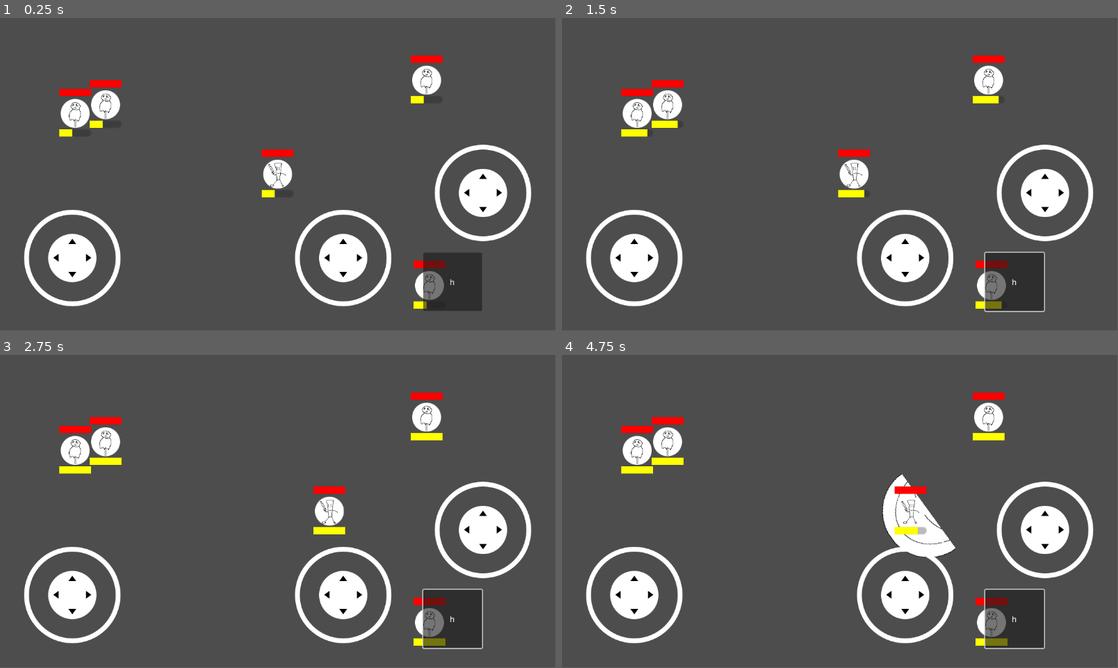
Above: before the commit, frames 1-4 (two rows, left to right).
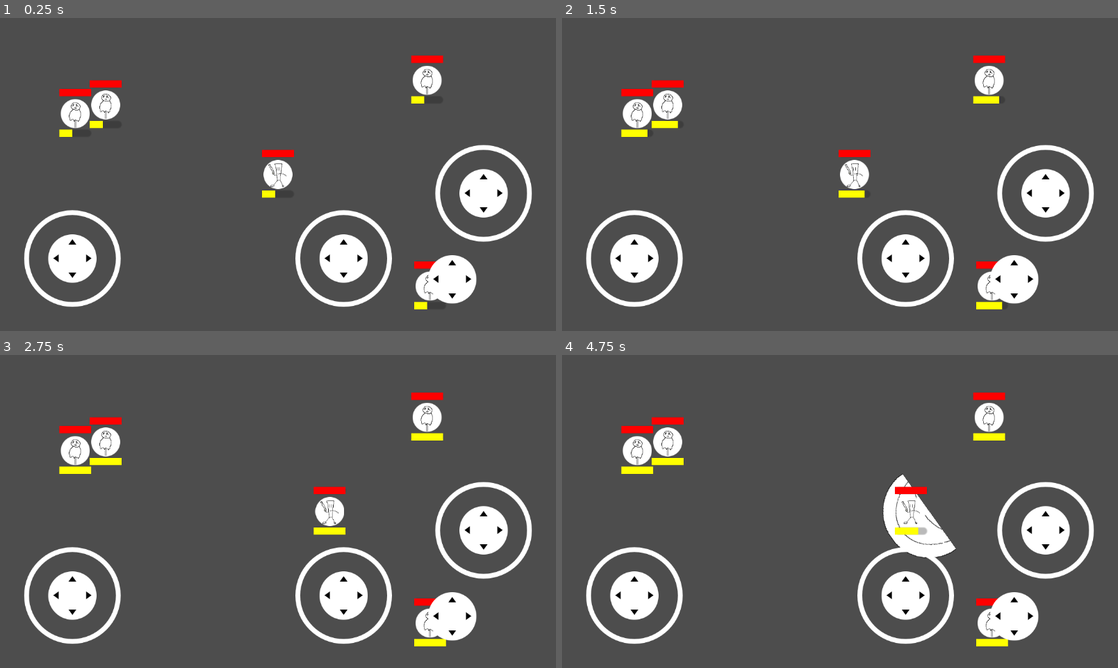
Above: after the commit, the same moments.

Repository: Treidexy/italianfighter
Game: Godot game, scene res://scenes/main.tscn
Two runs of this game, one before a commit and one after it. Both use one fixed random seed, a clock stepped at 60 frames per second and the inputs below.
Inputs (mouse positions are in pixels of both pictures, inside the frame that each line leads up to):
- Up to frame 1 (0.25 s): no input
- Up to frame 2 (1.5 s): click (1012, 280) at 0.5 s, where only the run before the commit has a clickable "h"; tap Enter at 1.25 s; move the mouse to (962, 158) at 1.27 s; hold D (right) from 1.28 s (still down); click (962, 158) at 1.42 s
- Up to frame 3 (2.75 s): release D (right) at 2 s; drag from (166, 527) to (250, 574) at 2.02 s
- Up to frame 4 (4.75 s): tap Space at 2.75 s; move the mouse to (895, 442) at 2.77 s; hold D (right) 2.78-3.5 s; click (895, 442) at 2.92 s; drag from (812, 574) to (673, 464) at 3.52 s; tap Enter at 4.25 s; move the mouse to (1006, 558) at 4.27 s; hold Left (left) from 4.28 s (still down); click (1006, 558) at 4.42 s
In our replay, the window is 799x449 before the commit and 800x450 after it. These sizes can differ from the game's own. Grey fills any space a smaller window leaves; there, only what the larger window draws over its background counts as a difference.

The runs differ from the first frame. In frame 1, 3.6% of the frame differs, in the area x 4-96%, y 12-94%; in frame 2, 3.9%; in frame 3, 3.9%; in frame 4, 4.0%.

Commit message:
tung dpne

Diff:
--- a/project.godot
+++ b/project.godot
@@ -14,6 +14,10 @@
 run/main_scene="uid://can3foucqf1xq"
 config/features=PackedStringArray("4.4", "Mobile")
 config/icon="res://icon.svg"
+
+[display]
+
+window/stretch/mode="viewport"
 
 [editor_plugins]
 
--- a/scenes/main.tscn
+++ b/scenes/main.tscn
@@ -1,9 +1,13 @@
-[gd_scene load_steps=5 format=3 uid="uid://can3foucqf1xq"]
+[gd_scene load_steps=7 format=3 uid="uid://can3foucqf1xq"]
 
 [ext_resource type="PackedScene" uid="uid://gkkaaufyce68" path="res://scenes/troops/tung/tung_troop.tscn" id="1_o5qli"]
+[ext_resource type="Texture2D" uid="uid://dt13r06u87fib" path="res://addons/virtual_joystick/textures/joystick_tip_arrows.png" id="2_tbgi4"]
 [ext_resource type="Script" uid="uid://bmr36mnhgd4ds" path="res://scripts/player.gd" id="3_jyhfs"]
 [ext_resource type="PackedScene" uid="uid://dmr0fcamx7t56" path="res://addons/virtual_joystick/virtual_joystick_scene.tscn" id="4_jyhfs"]
 [ext_resource type="PackedScene" uid="uid://by2muutbj07bm" path="res://scenes/troops/dummy_troop.tscn" id="4_tbgi4"]
+
+[sub_resource type="CircleShape2D" id="CircleShape2D_tefeu"]
+radius = 50.0
 
 [node name="Node2D" type="Node2D"]
 
@@ -48,19 +52,10 @@
 action_up = "aim_super_up"
 action_down = "aim_super_down"
 
-[node name="Button" type="Button" parent="CanvasLayer"]
-anchors_preset = 3
-anchor_left = 1.0
-anchor_top = 1.0
-anchor_right = 1.0
-anchor_bottom = 1.0
-offset_left = -274.0
-offset_top = -161.0
-offset_right = -152.0
-offset_bottom = -40.0
-grow_horizontal = 0
-grow_vertical = 0
-text = "h"
+[node name="TouchScreenButton" type="TouchScreenButton" parent="CanvasLayer"]
+position = Vector2(887, 491)
+texture_normal = ExtResource("2_tbgi4")
+shape = SubResource("CircleShape2D_tefeu")
 
 [node name="Player" type="Node" parent="." node_paths=PackedStringArray("TROOP")]
 script = ExtResource("3_jyhfs")
@@ -81,4 +76,4 @@
 [node name="DummyTroop4" parent="." instance=ExtResource("4_tbgi4")]
 position = Vector2(-140, -42)
 
-[connection signal="pressed" from="CanvasLayer/Button" to="Player" method="_on_button_pressed"]
+[connection signal="pressed" from="CanvasLayer/TouchScreenButton" to="Player" method="_on_button_pressed"]
--- a/scenes/troops/dummy_troop.tscn
+++ b/scenes/troops/dummy_troop.tscn
@@ -1,10 +1,26 @@
-[gd_scene load_steps=7 format=3 uid="uid://by2muutbj07bm"]
+[gd_scene load_steps=8 format=3 uid="uid://by2muutbj07bm"]
 
 [ext_resource type="Script" uid="uid://i84pw8ci1i0j" path="res://scripts/troops/dummy_troop.gd" id="1_4xt8r"]
 [ext_resource type="Resource" uid="uid://bn14glurtnv42" path="res://stats/troops/tung/tung_normal.tres" id="2_k7ln2"]
-[ext_resource type="Resource" uid="uid://c5t683uuwpwvq" path="res://stats/troops/tung/tung_hyper.tres" id="3_qrojd"]
+[ext_resource type="Script" uid="uid://lvksivvqp37k" path="res://scripts/troops/tung/tung_stat.gd" id="3_4xt8r"]
 [ext_resource type="Texture2D" uid="uid://d27d4fmny001g" path="res://assets/circle.png" id="4_iackj"]
 [ext_resource type="Texture2D" uid="uid://cbcsy41riot3k" path="res://assets/troops/dummy.png" id="5_4xt8r"]
+
+[sub_resource type="Resource" id="Resource_q2h5t"]
+script = ExtResource("3_4xt8r")
+KB = 0.0
+THROW_SPEED = 180.0
+MAIN_DAMAGE = 0.0
+SUPER_DAMAGE = 0.0
+SPEED = 80.0
+MAX_HP = 800.0
+MAIN_COOLDOWN = 0.25
+MAIN_RELOAD = 1.0
+MAX_AMMO = 3
+MAX_SUPER_CHARGE = 0
+MAX_HYPER_CHARGE = 0
+HYPER_DURATION = 0
+metadata/_custom_type_script = "uid://lvksivvqp37k"
 
 [sub_resource type="CircleShape2D" id="CircleShape2D_g2els"]
 
@@ -13,7 +29,7 @@
 motion_mode = 1
 script = ExtResource("1_4xt8r")
 NORMAL_STAT = ExtResource("2_k7ln2")
-HYPER_STAT = ExtResource("3_qrojd")
+HYPER_STAT = SubResource("Resource_q2h5t")
 AMMO_BAR = NodePath("AmmoBar")
 HEALTH_BAR = NodePath("HealthBar")
 CAN_SUPER_INDICATOR = NodePath("CanSuperIndicator")
--- a/scenes/troops/tung/tung_throw.tscn
+++ b/scenes/troops/tung/tung_throw.tscn
@@ -16,3 +16,5 @@
 position = Vector2(8, 6.77626e-21)
 scale = Vector2(0.4, 0.4)
 texture = ExtResource("2_xognq")
+
+[connection signal="body_entered" from="." to="." method="_on_body_entered"]
--- a/scripts/player.gd
+++ b/scripts/player.gd
@@ -22,7 +22,7 @@
 	super_dir = Vector2(x, y).normalized();
 
 func _input(event: InputEvent) -> void:
-	if event is InputEventMouseButton or event is InputEventScreenTouch and event.is_pressed() == false:
+	if event is InputEventScreenTouch and event.is_pressed() == false:
 		if main_dir.length() > 0 and TROOP.can_main():
 			TROOP.main(main_dir);
 		if super_dir.length() > 0 and TROOP.can_super():
--- a/stats/troops/tung/tung_hyper.tres
+++ b/stats/troops/tung/tung_hyper.tres
@@ -6,14 +6,14 @@
 script = ExtResource("1_a28y0")
 KB = 0.0
 THROW_SPEED = 180.0
-MAIN_DAMAGE = 0.0
-SUPER_DAMAGE = 0.0
+MAIN_DAMAGE = 1500.0
+SUPER_DAMAGE = 1000.0
 SPEED = 80.0
-MAX_HP = 800.0
+MAX_HP = 5000.0
 MAIN_COOLDOWN = 0.25
 MAIN_RELOAD = 1.0
 MAX_AMMO = 3
-MAX_SUPER_CHARGE = 0
-MAX_HYPER_CHARGE = 0
-HYPER_DURATION = 0
+MAX_SUPER_CHARGE = 6000
+MAX_HYPER_CHARGE = 20000
+HYPER_DURATION = 8
 metadata/_custom_type_script = "uid://lvksivvqp37k"
Not shown: 1 places in scenes/troops/tung/tung_troop.tscn that only renumber resources
Not shown: 1 places in stats/troops/tung/tung_hyper.tres that only renumber resources
